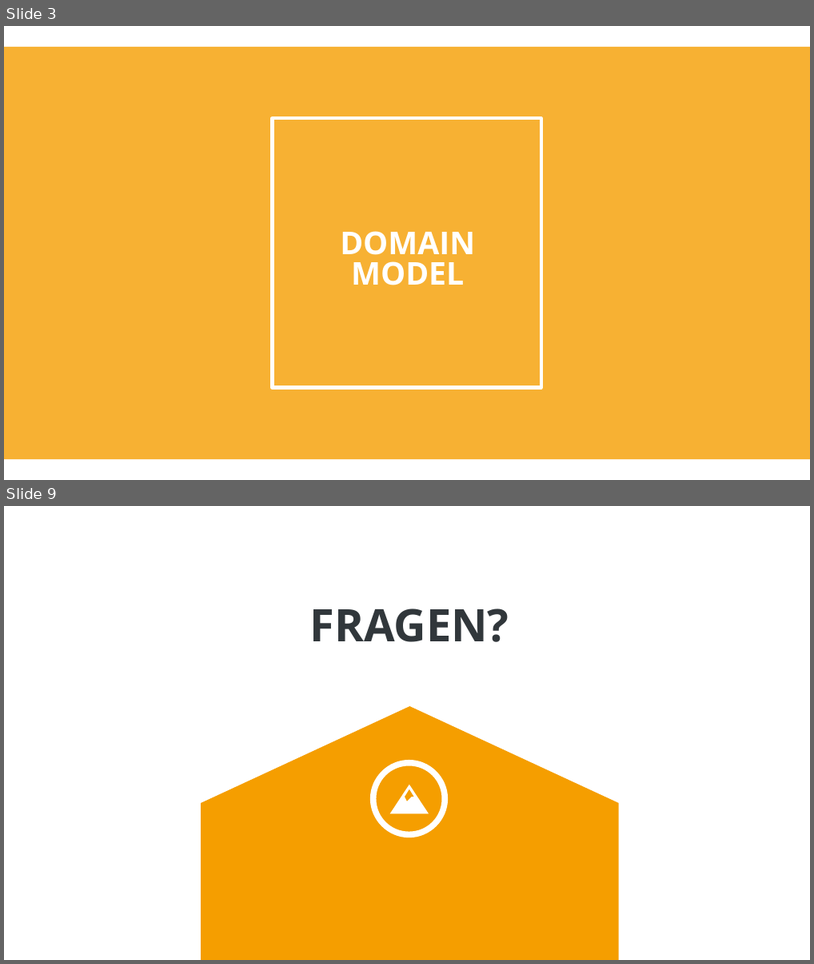
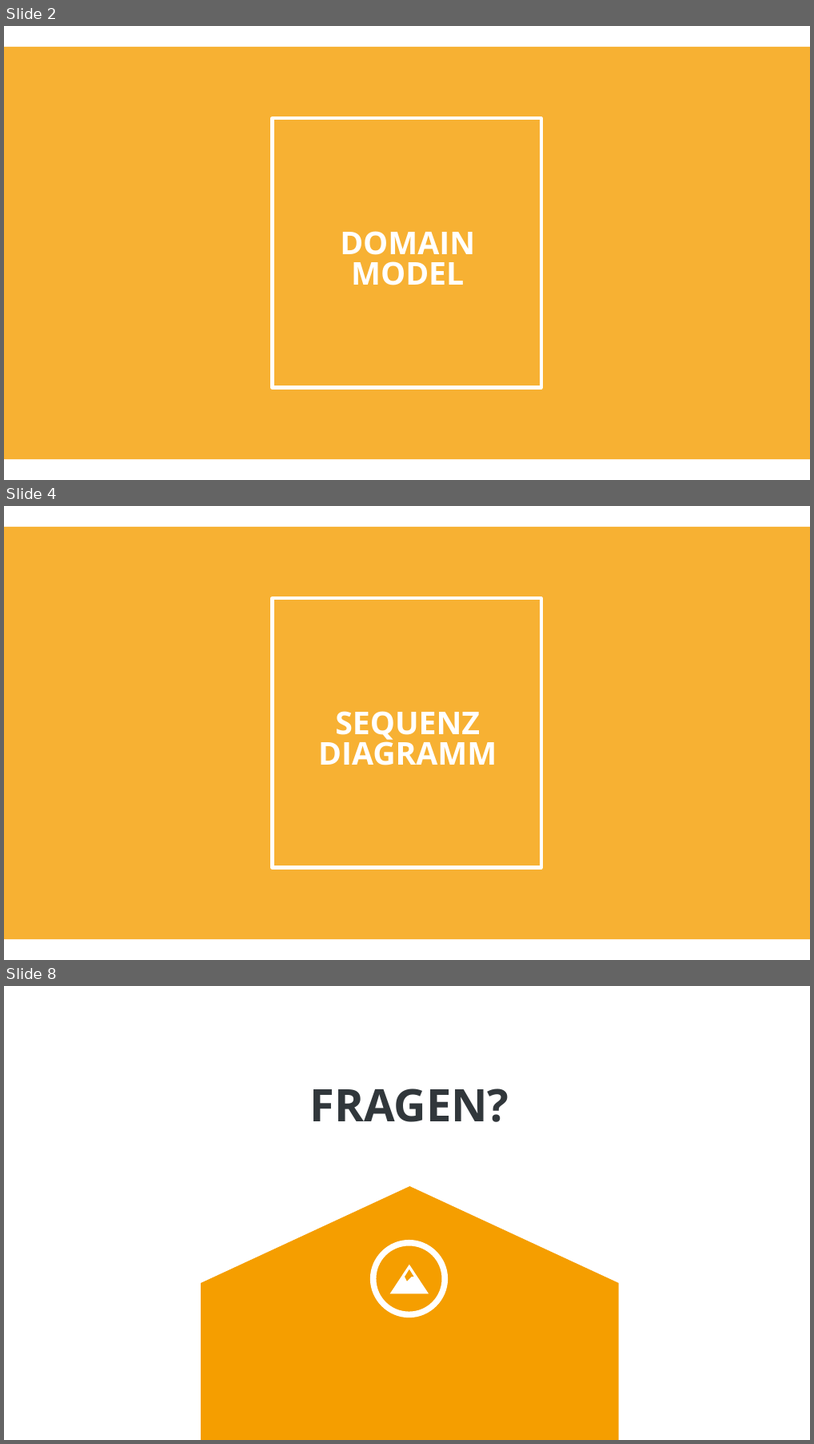
Before and after one commit to soed2020-teamorange/ch.bfh.bti7081.s2020.orange, a slide deck: doc/tasks/task_04/task04.pptx. Shown one above the other, each under a label of ours: slides 3 and 9 before the commit, slides 2, 4 and 8 after it; the slides between them are not shown. The pictures are 814x964 and 814x1444 pixels, drawn with LibreOffice and Linux fonts; fonts in the diff are those of the drawing. Boxes give left, top, right and bottom in pixels: in the first picture for what was removed or moved away, otherwise in the second. Text is boxed around its words. In the diff, an @@ line names an element or a change of style, - is before the commit and + after.

Commit message:
Class diagramm; divers

```diff
--- a/doc/tasks/task_04/task04.pptx
+++ b/doc/tasks/task_04/task04.pptx
@@ slide 4 added at [4,506,810,960], background #FFFFFF; not listed: 6 template elements that a slide beside it also shows @@
@@ rectangle added at [4,527,810,939], fill #F59E00 at 80% opacity @@
@@ rectangle added at [273,599,542,868], outline #FFFFFF 3 pt @@
@@ text added at [318,711,497,765], 28 pt, text #FFFFFF, bold @@
+SEQUENZ
+DIAGRAMM
@@ what was slide 3 is now slide 2 @@
@@ what was slide 9 is now slide 8 @@
```
Also in this commit, not shown: 1 slide changed, 4 other slides added, 6 slides removed, 8 other files.
